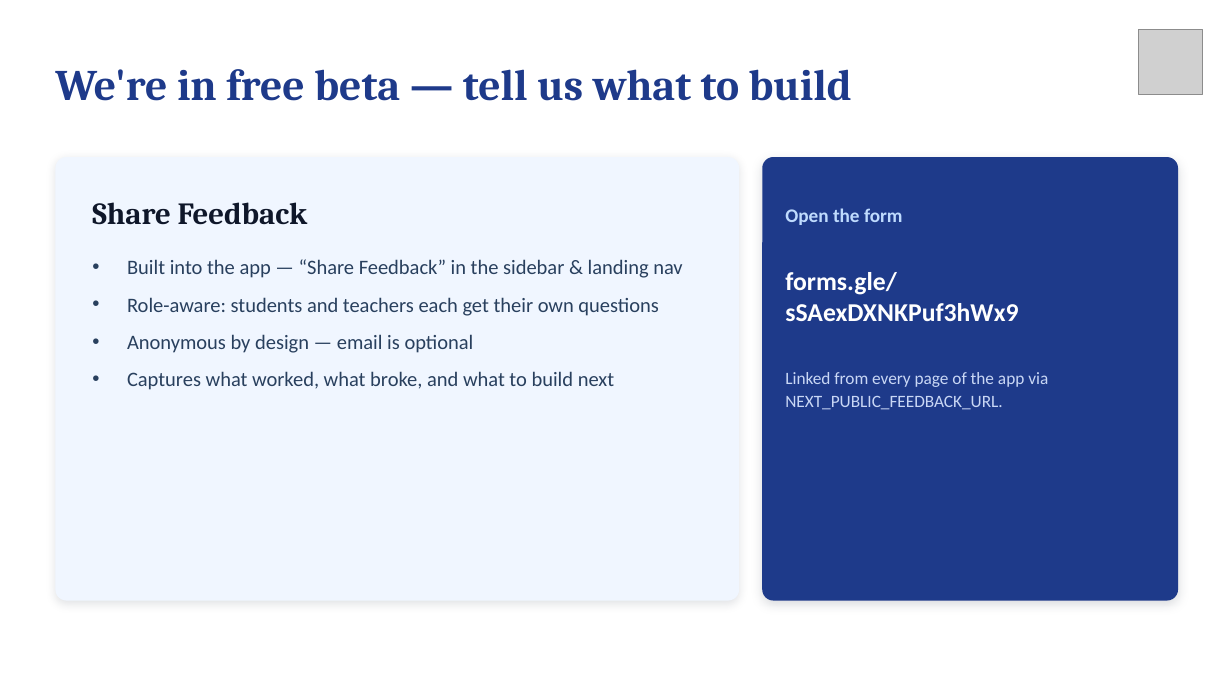
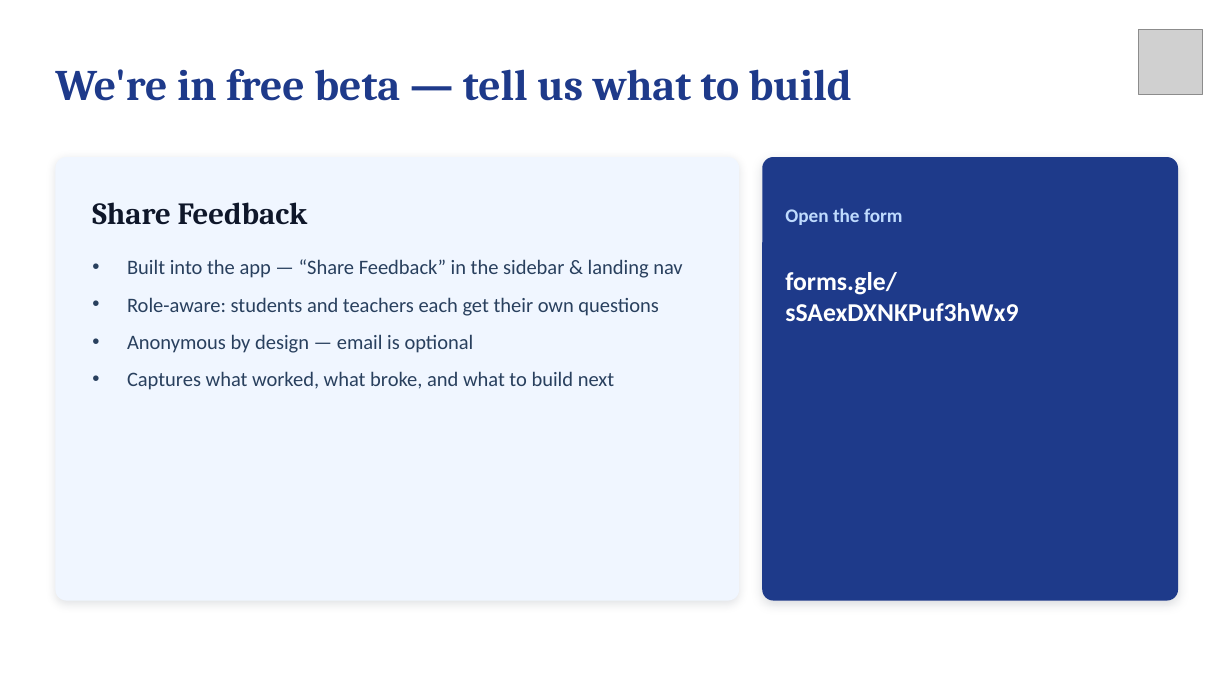
Before and after one commit to awaisaziz/edsynapse-beta, a slide deck: slide 7 of docs/EdSynapse-Demo.pptx (slide 5 before the commit). Drawn at 1232x693 pixels with LibreOffice and Linux fonts; fonts in the diff are those of the drawing; grey boxes stand for pictures. Boxes give left, top, right and bottom in pixels: in the first picture for what was removed or moved away, otherwise in the second. Text is boxed around its words. In the diff, an @@ line names an element or a change of style, - is before the commit and + after.

```diff
--- a/docs/EdSynapse-Demo.pptx
+++ b/docs/EdSynapse-Demo.pptx
@@ text removed at (x1=785, y1=372, x2=1048, y2=410) @@
-Linked from every page of the app via NEXT_PUBLIC_FEEDBACK_URL.
```
Also in this commit, not shown: 2 slides added.
